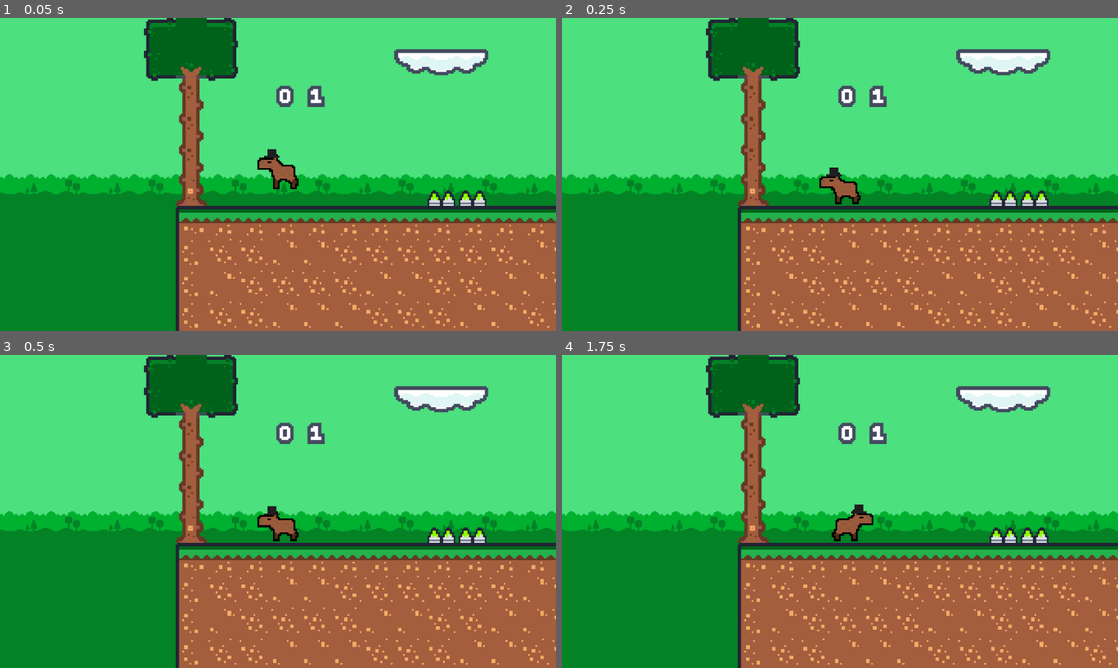
Above: before the commit, frames 1-4 (two rows, left to right).
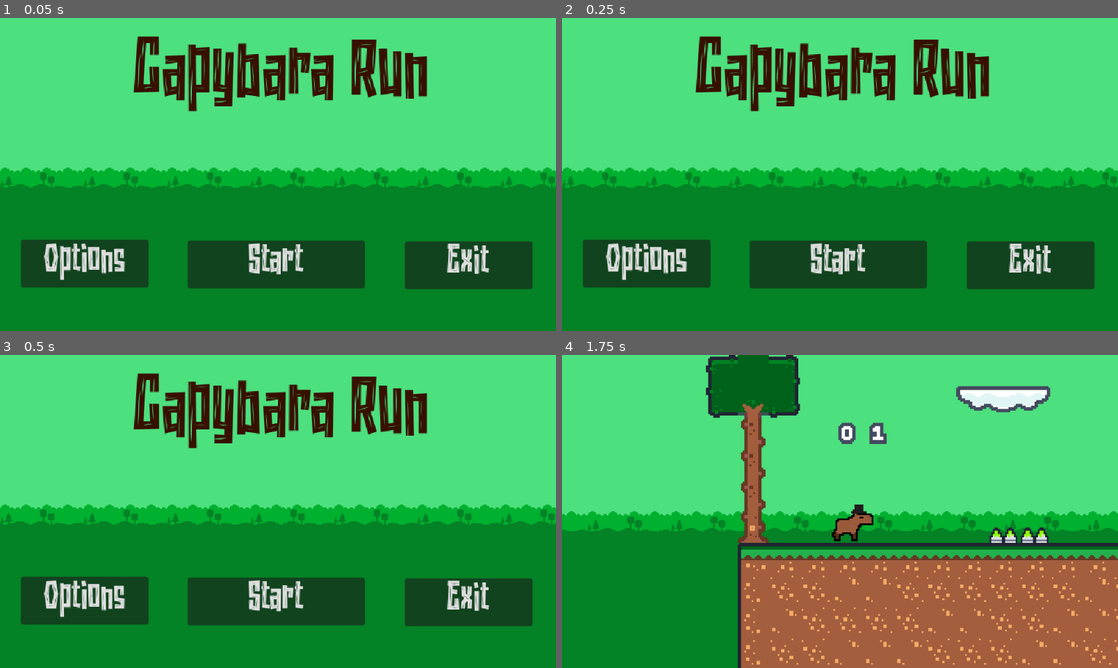
Above: after the commit, the same moments.

Repository: DuelStix/Capybara-New
Game: Godot game, scene res://scenes/title_screen.tscn
Same seed, same stepped clock (60 frames per second), same inputs: the game is played once before the commit and once after it. Before the commit the project starts from res://scenes/main.tscn.
Inputs (mouse positions are in pixels of both pictures, inside the frame that each line leads up to):
- Up to frame 1 (0.05 s): no input
- Up to frame 2 (0.25 s): no input
- Up to frame 3 (0.5 s): no input
- Up to frame 4 (1.75 s): click (840, 602) at 0.5 s, where only the run after the commit has a clickable "Start"; tap Right (run) at 1.35 s

The runs differ from the first frame. In frame 1, 46% of the frame differs, in the area x 0-100%, y 0-100%; in frame 2, 46%; in frame 3, 46%; in frame 4, nothing differs.

Commit message:
Add files via upload

Diff:
--- a/Capybara-main/gameforclass/player.tscn
+++ b/Capybara-main/gameforclass/player.tscn
@@ -70,21 +70,9 @@
 			animated_sprite.play(\"idle\")
 
 	move_and_slide()
-	if Input.is_action_pressed(\"goon\"):
-		$AnimatedSprite2D.play(\"goon\")
+	if Input.is_action_pressed(\"kick\"):
+		$AnimatedSprite2D.play(\"kick\")
 "
-
-[sub_resource type="AtlasTexture" id="AtlasTexture_inaen"]
-atlas = ExtResource("1_stcbj")
-region = Rect2(32, 0, 32, 32)
-
-[sub_resource type="AtlasTexture" id="AtlasTexture_gix15"]
-atlas = ExtResource("1_stcbj")
-region = Rect2(0, 0, 32, 32)
-
-[sub_resource type="AtlasTexture" id="AtlasTexture_bflyt"]
-atlas = ExtResource("1_stcbj")
-region = Rect2(64, 0, 32, 32)
 
 [sub_resource type="AtlasTexture" id="AtlasTexture_4flbx"]
 atlas = ExtResource("1_fvddv")
@@ -105,6 +93,14 @@
 [sub_resource type="AtlasTexture" id="AtlasTexture_sweqy"]
 atlas = ExtResource("1_fvddv")
 region = Rect2(172, 185, 30, 40)
+
+[sub_resource type="AtlasTexture" id="AtlasTexture_inaen"]
+atlas = ExtResource("1_stcbj")
+region = Rect2(32, 0, 32, 32)
+
+[sub_resource type="AtlasTexture" id="AtlasTexture_gix15"]
+atlas = ExtResource("1_stcbj")
+region = Rect2(0, 0, 32, 32)
 
 [sub_resource type="AtlasTexture" id="AtlasTexture_2hs0m"]
 atlas = ExtResource("1_fvddv")
@@ -129,20 +125,6 @@
 [sub_resource type="SpriteFrames" id="SpriteFrames_a36fj"]
 animations = [{
 "frames": [{
-"duration": 0.5,
-"texture": SubResource("AtlasTexture_inaen")
-}, {
-"duration": 0.5,
-"texture": SubResource("AtlasTexture_gix15")
-}, {
-"duration": 0.5,
-"texture": SubResource("AtlasTexture_bflyt")
-}],
-"loop": true,
-"name": &"goon",
-"speed": 3.0
-}, {
-"frames": [{
 "duration": 1.0,
 "texture": SubResource("AtlasTexture_4flbx")
 }, {
@@ -161,6 +143,17 @@
 "loop": true,
 "name": &"idle",
 "speed": 5.0
+}, {
+"frames": [{
+"duration": 0.5,
+"texture": SubResource("AtlasTexture_inaen")
+}, {
+"duration": 0.5,
+"texture": SubResource("AtlasTexture_gix15")
+}],
+"loop": true,
+"name": &"kick",
+"speed": 3.0
 }, {
 "frames": [{
 "duration": 1.0,
@@ -188,8 +181,7 @@
 
 [node name="AnimatedSprite2D" type="AnimatedSprite2D" parent="."]
 sprite_frames = SubResource("SpriteFrames_a36fj")
-animation = &"goon"
-frame_progress = 0.845357
+animation = &"idle"
 
 [node name="Camera2D" type="Camera2D" parent="AnimatedSprite2D"]
 drag_horizontal_enabled = true
--- a/Capybara-main/gameforclass/project.godot
+++ b/Capybara-main/gameforclass/project.godot
@@ -11,8 +11,8 @@
 [application]
 
 config/name="Gameforclass"
-run/main_scene="res://scenes/main.tscn"
-config/features=PackedStringArray("4.3", "Forward Plus")
+run/main_scene="uid://bdfj5m6onhga7"
+config/features=PackedStringArray("4.4", "Forward Plus")
 config/icon="res://icon.svg"
 
 [display]
@@ -35,7 +35,7 @@
 "deadzone": 0.5,
 "events": []
 }
-goon={
+kick={
 "deadzone": 0.5,
 "events": [Object(InputEventKey,"resource_local_to_scene":false,"resource_name":"","device":-1,"window_id":0,"alt_press …(191 unchanged characters)…
 ]
Not shown, changed: Capybara-main/gameforclass/Assets/Fonts/Naluka.ttf.import
Not shown: 1 places in Capybara-main/gameforclass/player.tscn that only renumber resources
